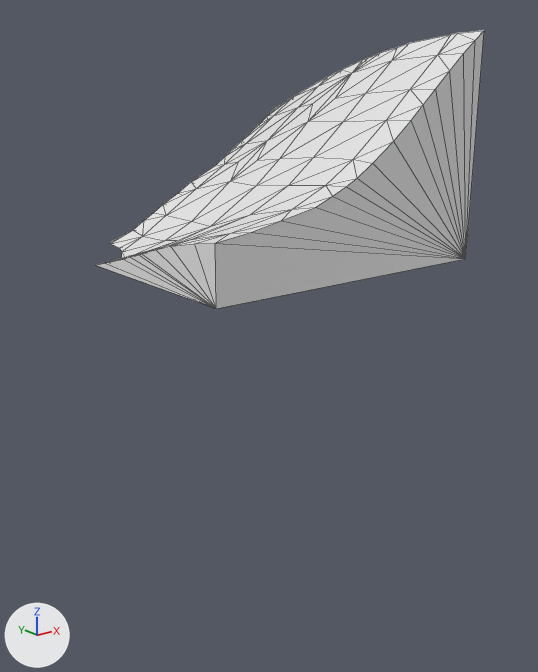
An edit to the glTF model assets/terrain/surface_pieces/surf_6_30.glb, drawn before and after from the same camera.
Camera for both pictures: a 50 mm lens placed at (-85.12, -52.45, -27.54), pointed at (-77.42, -42.82, -31.39). The lights are fixed; the arrows at lower left show +X, +Y and +Z. The picture after the commit comes second. Mesh edges are drawn as thin lines. Where no turn or scale is listed for an object, it has been applied to the vertices.

The first picture shows 'geometry_0'.
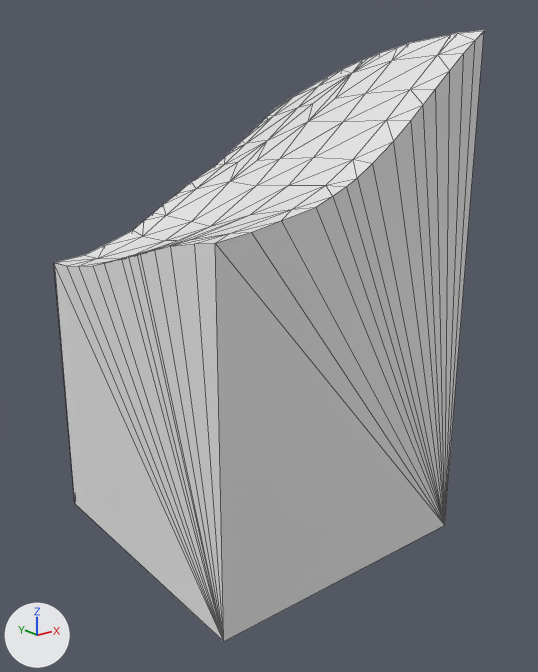
The change, as a list of edits to the scene's bpy script:
```text
Change me_geometry_0:
    used by ob_geometry_0; location = (0.0, 0.0, 0.0)
    remove me_geometry_0.from_pydata(...)  # 100 vertices, 196 faces; spans x -80.0..-75.0, y -45.0..-40.0, z -30.0..-26.5
    add me_geometry_0.from_pydata(...)  # 101 vertices, 198 faces; spans x -80.0..-75.0, y -45.0..-40.0, z -35.0..-26.5
    me_geometry_0 part 1
    9 vertices are removed from x -80.0..-75.0, y -45.0..-40.0, z -30.0
    71 faces are deleted
    2 vertices move from x -79.53..-78.93, y -41.48..-40.08, z -30.0 to x -80.0..-79.0, y -41.02..-40.0, z -30.12..-30.03
    10 vertices are added at x -80.0..-75.0, y -45.0..-40.0, z -35.0..-30.02
    73 new faces join them
```

Boxes [x1, y1, x2, y2] around the edits, measured in the pictures (538 x 672 px; the box of a moved part takes in the faces that stretch with it):
'geometry_0', reshaped (11% wider, 119% taller): before [96, 30, 484, 309]; after [54, 30, 484, 641]
part 1 of me_geometry_0, moved or reshaped: before [96, 31, 484, 309]; after [54, 31, 484, 641]
